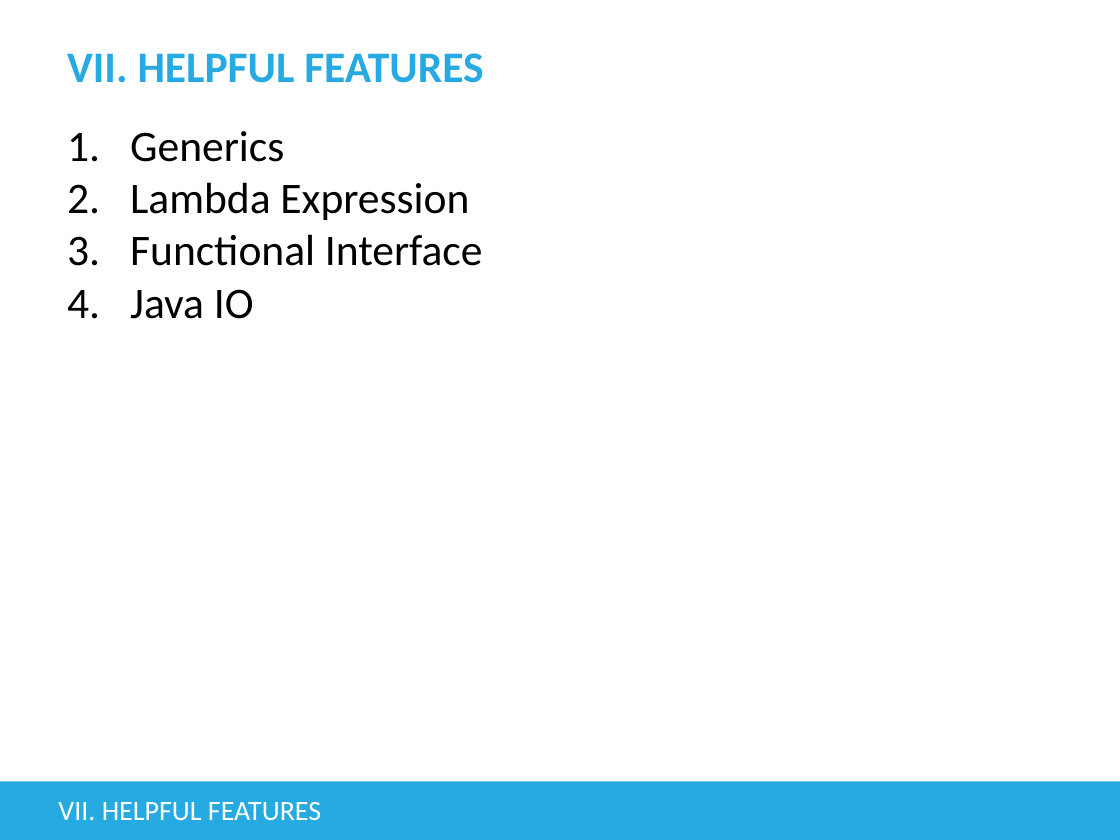
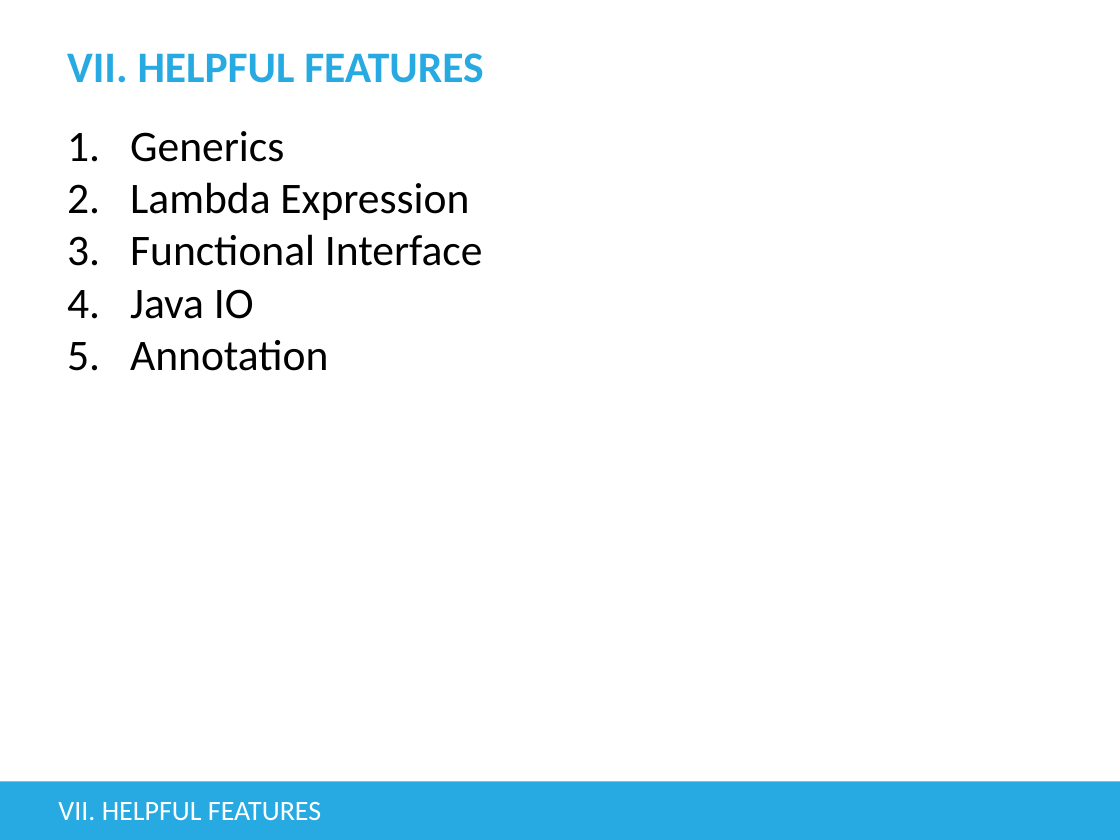
Before and after one commit to tienphat14/java-exercise, a slide deck: slide 72 of src/main/resources/Basic Java.pptx (slide 64 before the commit). Drawn at 1120x840 pixels with LibreOffice and Linux fonts; fonts in the diff are those of the drawing; background and template pictures are left out. Boxes give left, top, right and bottom in pixels: in the first picture for what was removed or moved away, otherwise in the second. Text is boxed around its words. In the diff, an @@ line names an element or a change of style, - is before the commit and + after.

Commit message:
helpfulfeatures - annotation example

```diff
--- a/src/main/resources/Basic Java.pptx
+++ b/src/main/resources/Basic Java.pptx
@@ text at [130,340,328,371]: paragraph added @@
+5. Annotation
```
Also in this commit, not shown: 2 other slides changed, 10 slides added, 4 other files.
